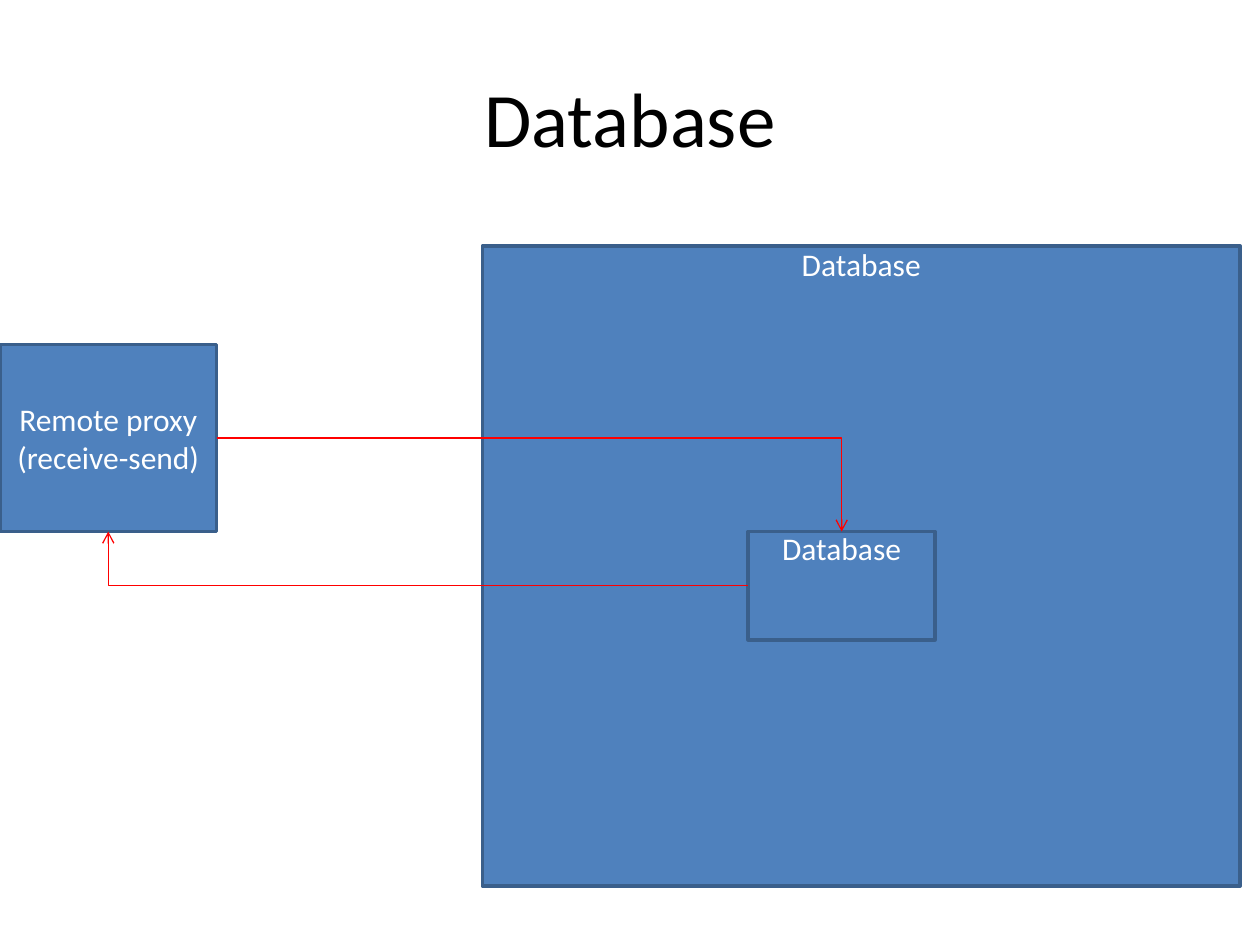
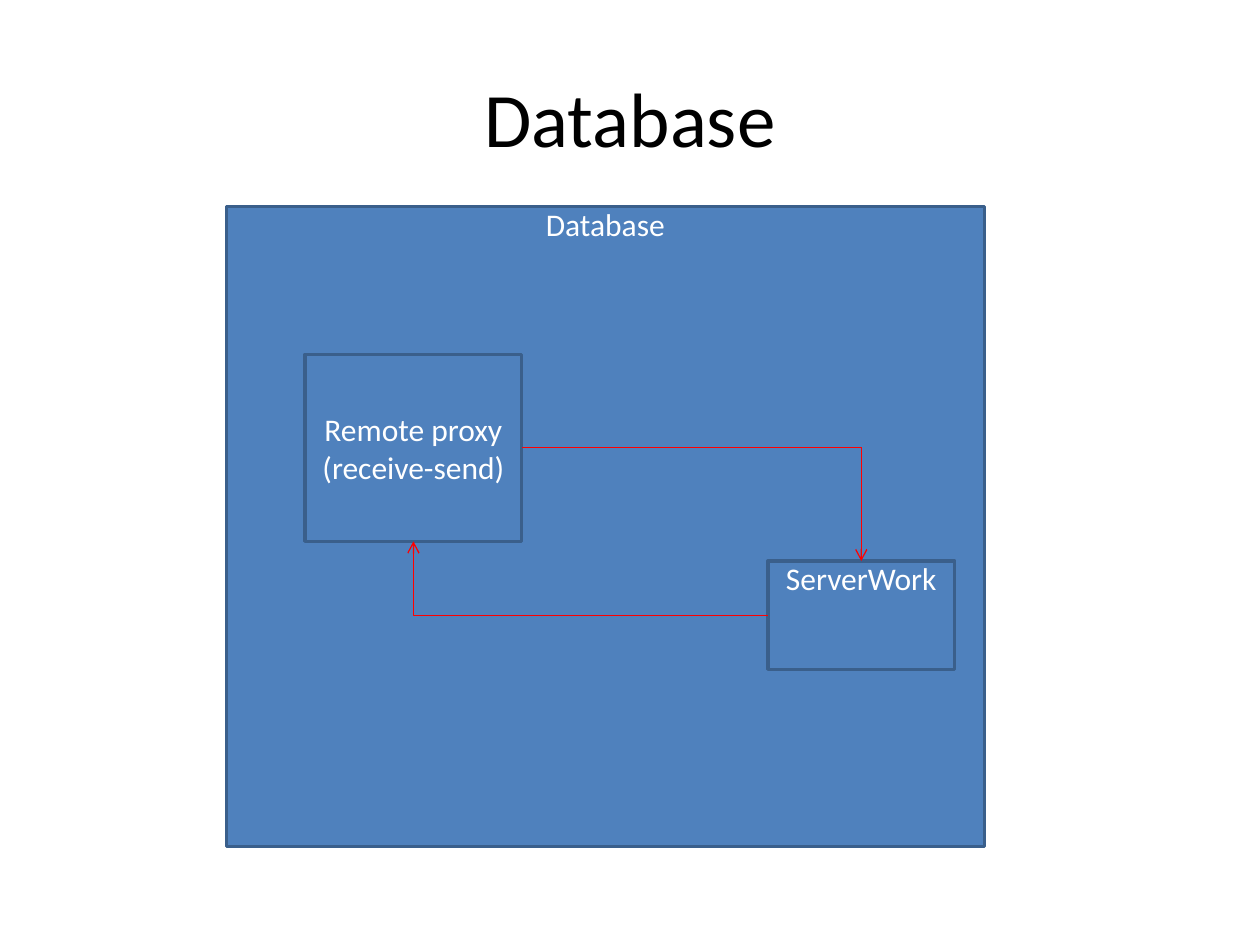
Before and after one commit to ProMix0/Project-calculis, a slide deck: slide 4 of Structure of project.pptx (slide 3 before the commit). Drawn at 1260x945 pixels with LibreOffice and Linux fonts; fonts in the diff are those of the drawing. Boxes give left, top, right and bottom in pixels: in the first picture for what was removed or moved away, otherwise in the second. Text is boxed around its words. In the diff, an @@ line names an element or a change of style, - is before the commit and + after.

```diff
--- a/Structure of project.pptx
+++ b/Structure of project.pptx
@@ rectangle "Database": place and size @@
-rectangle "Database" at box(483, 246, 1241, 886)
+rectangle "Database" at box(227, 207, 985, 847)
@@ rectangle "Remote proxy": place and size @@
-rectangle "Remote proxy" at box(0, 344, 217, 530)
+rectangle "Remote proxy" at box(305, 354, 522, 541)
@@ elbow arrow moved from (217, 438) - (842, 532) to (522, 447) - (862, 561) @@
@@ elbow arrow moved from (748, 586) - (108, 532) to (767, 615) - (413, 542) @@
@@ rectangle "ServerWork": place and size @@
-rectangle "ServerWork" at box(748, 532, 935, 640)
+rectangle "ServerWork" at box(767, 561, 954, 669)
@@ text in rectangle at box(786, 568, 936, 590): text changed @@
-Database
+ServerWork
```
Also in this commit, not shown: 2 other slides changed, 1 slide added.
